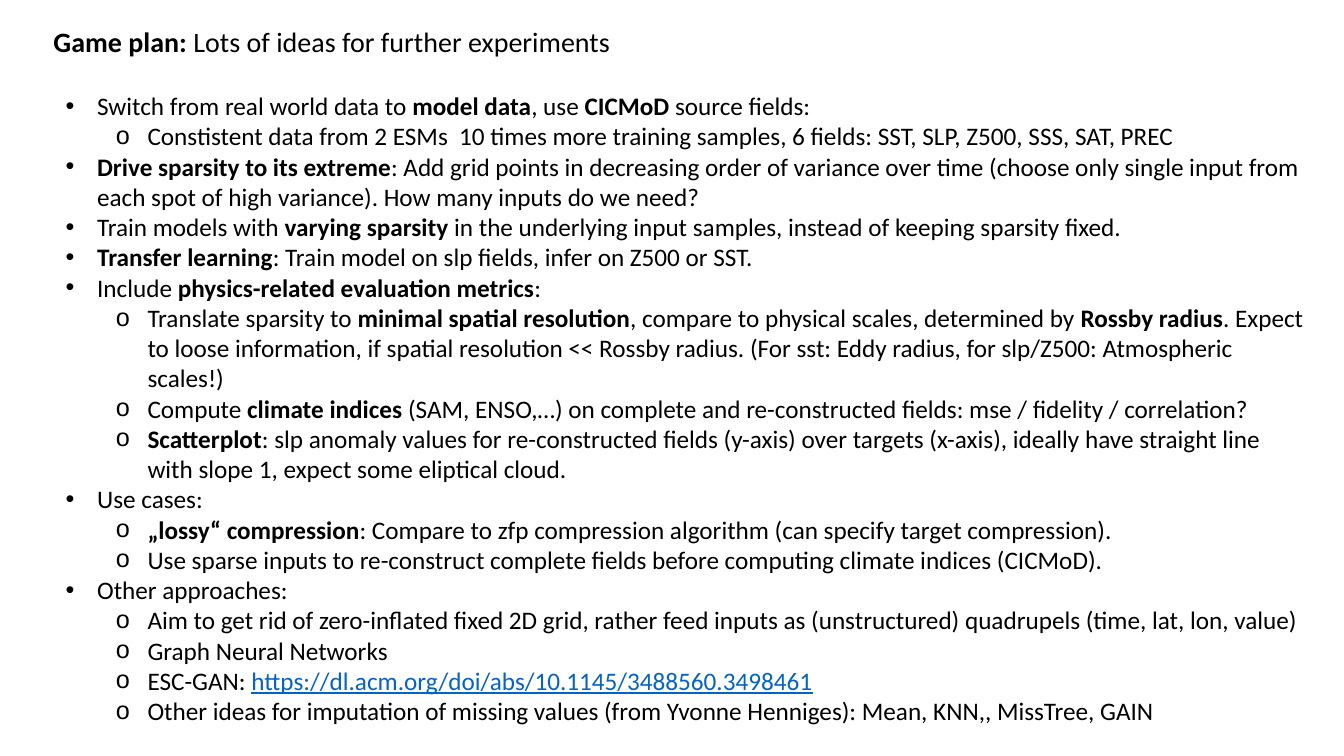
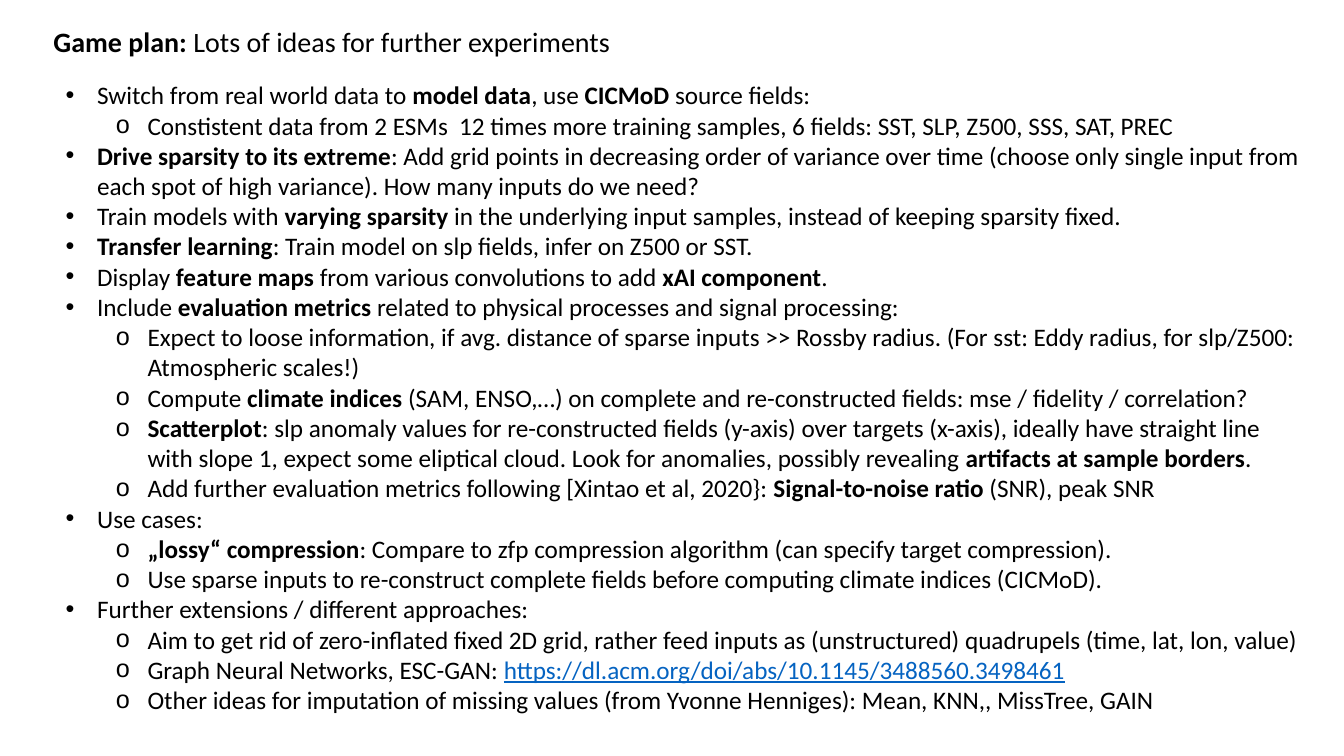
Before and after one commit to MarcoLandtHayen/reconstruct-sparse-inputs, a slide deck: slide 13 of presentations/unet_4conv_slp_realworld.pptx (slide 12 before the commit). Drawn at 1344x756 pixels with LibreOffice and Linux fonts; fonts in the diff are those of the drawing. Boxes give left, top, right and bottom in pixels: in the first picture for what was removed or moved away, otherwise in the second. Text is boxed around its words. In the diff, an @@ line names an element or a change of style, - is before the commit and + after.

Commit message:
Update presentation slides with results from first experiments with U-Net on slp real world data

```diff
--- a/presentations/unet_4conv_slp_realworld.pptx
+++ b/presentations/unet_4conv_slp_realworld.pptx
@@ text "Switch from real world data ...": place and size @@
-text "Switch from real world data ..." at [97,97,1303,725]
+text "Switch from real world data ..." at [97,86,1298,714]
@@ text at [148,117,1173,140]: text changed @@
-  o Constistent data from 2 ESMs 10 times more training samples, 6 fields: SST, SLP, Z500, SSS, SAT, PREC
+  o Constistent data from 2 ESMs 12 times more training samples, 6 fields: SST, SLP, Z500, SSS, SAT, PREC
@@ text at [97,268,1293,380]: text changed @@
-• Include physics-related evaluation metrics:
-  o Translate sparsity to minimal spatial resolution, compare to physical scales, determined by Rossby radius. Expect to loose information, if spatial resolution << Rossby radius. (For sst: Eddy radius, for slp/Z500: Atmospheric scales!)
+• Display feature maps from various convolutions to add xAI component.
+• Include evaluation metrics related to physical processes and signal processing:
+  o Expect to loose information, if avg. distance of sparse inputs >> Rossby radius. (For sst: Eddy radius, for slp/Z500: Atmospheric scales!)
@@ text at [148,418,1259,502]: text changed @@
-  o Scatterplot: slp anomaly values for re-constructed fields (y-axis) over targets (x-axis), ideally have straight line with slope 1, expect some eliptical cloud.
+  o Scatterplot: slp anomaly values for re-constructed fields (y-axis) over targets (x-axis), ideally have straight line with slope 1, expect some eliptical cloud. Look for anomalies, possibly revealing artifacts at sample borders.
+  o Add further evaluation metrics following [Xintao et al, 2020}: Signal-to-noise ratio (SNR), peak SNR
@@ text at [97,600,528,622]: text changed @@
-• Other approaches:
+• Further extensions / different approaches:
@@ text at [148,661,1065,684]: text changed @@
-  o Graph Neural Networks
-  o ESC-GAN: https://dl.acm.org/doi/abs/10.1145/3488560.3498461
+  o Graph Neural Networks, ESC-GAN: https://dl.acm.org/doi/abs/10.1145/3488560.3498461
```
Also in this commit, not shown: 2 other slides changed, 1 slide added.
